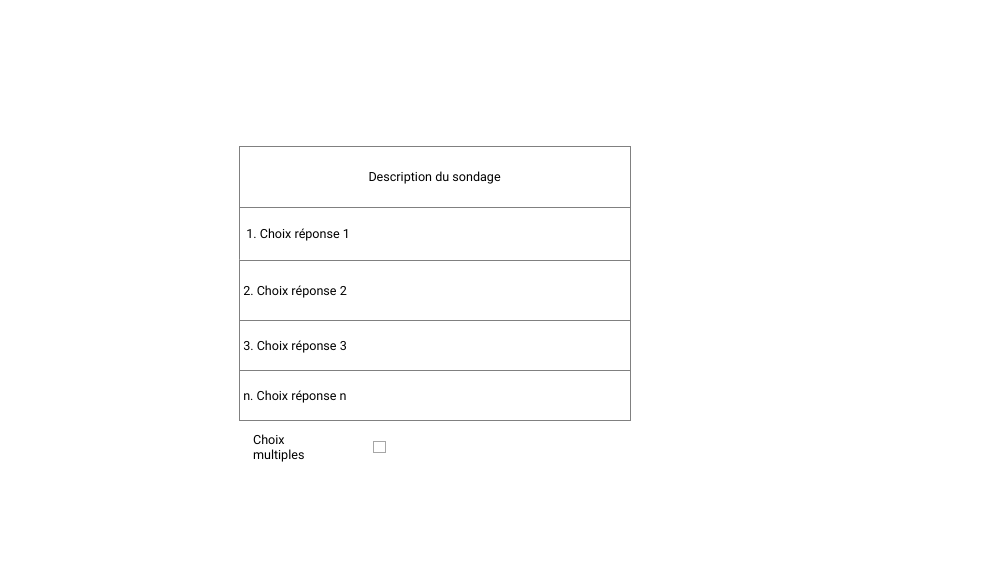
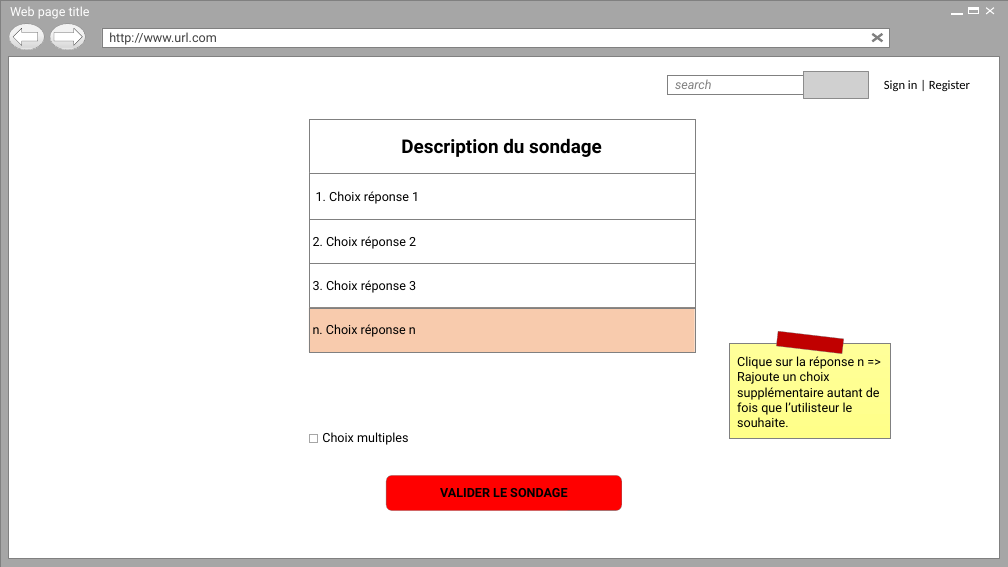
Before and after one commit to Holyz1988/PROJET1-ASP.NET, a slide deck: slide 2 of Page d’acceuil.pptx. Drawn at 1008x567 pixels with LibreOffice and Linux fonts; fonts in the diff are those of the drawing; grey boxes stand for pictures; background and template pictures are left out. Boxes give left, top, right and bottom in pixels: in the first picture for what was removed or moved away, otherwise in the second. Text is boxed around its words. In the diff, an @@ line names an element or a change of style, - is before the commit and + after.

```diff
--- a/Page d’acceuil.pptx
+++ b/Page d’acceuil.pptx
@@ group added at (0, 0, 1008, 567): 6 rectangles, 4 lines, 2 ellipses, 1 text, 1 left arrow, 1 right arrow @@
+Web page title
+http://www.url.com
@@ rectangle added at (667, 75, 859, 95), fill #FFFFFF, outline #808080 0.25 pt, 12 pt, text #808080, italic @@
+search
@@ picture added at (804, 72, 869, 98) @@
@@ text added at (884, 80, 970, 91), 12 pt, text #000000 @@
+Sign in | Register
@@ rectangle "Description du sondage": place and size @@
-rectangle "Description du sondage" at (240, 147, 630, 208)
+rectangle "Description du sondage" at (309, 119, 695, 173)
@@ rectangle "Description du sondage" at (309, 119, 695, 173): size 12 to 18 pt, bold on @@
@@ rectangle "1. Choix réponse 1": place and size @@
-rectangle "1. Choix réponse 1" at (240, 207, 630, 259)
+rectangle "1. Choix réponse 1" at (309, 173, 695, 219)
@@ rectangle "2. Choix réponse 2": place and size @@
-rectangle "2. Choix réponse 2" at (240, 259, 630, 321)
+rectangle "2. Choix réponse 2" at (309, 219, 695, 263)
@@ rectangle "3. Choix réponse 3": place and size @@
-rectangle "3. Choix réponse 3" at (240, 321, 630, 371)
+rectangle "3. Choix réponse 3" at (309, 263, 695, 307)
@@ rectangle "n. Choix réponse n": place and size @@
-rectangle "n. Choix réponse n" at (240, 371, 630, 420)
+rectangle "n. Choix réponse n" at (309, 308, 695, 352)
@@ rectangle "n. Choix réponse n" at (309, 308, 695, 352): fill #FFFFFF to #F8CBAD @@
@@ rectangle added at (730, 343, 891, 439), fill gradient #FFFF99 to #FFFF89, outline #808080 0.25 pt, 12 pt, text #000000 @@
+Clique sur la réponse n => Rajoute un choix supplémentaire autant de fois que l’utilisteur le souhaite.
@@ rectangle added at (777, 331, 844, 354), fill #C00000, outline #808080 0.25 pt @@
@@ text "Choix multiples" rewrapped from (253, 434, 304, 462) to (322, 432, 408, 445) @@
@@ rectangle: place and size @@
-rectangle at (373, 442, 385, 453)
+rectangle at (309, 434, 318, 442)
@@ rounded rectangle added at (386, 476, 622, 511), fill #FF0000, outline #808080 0.25 pt, 12 pt, text #000000, bold @@
+VALIDER LE SONDAGE
```
Also in this commit, not shown: 1 other slide changed, 2 slides added, 2 slides removed.
